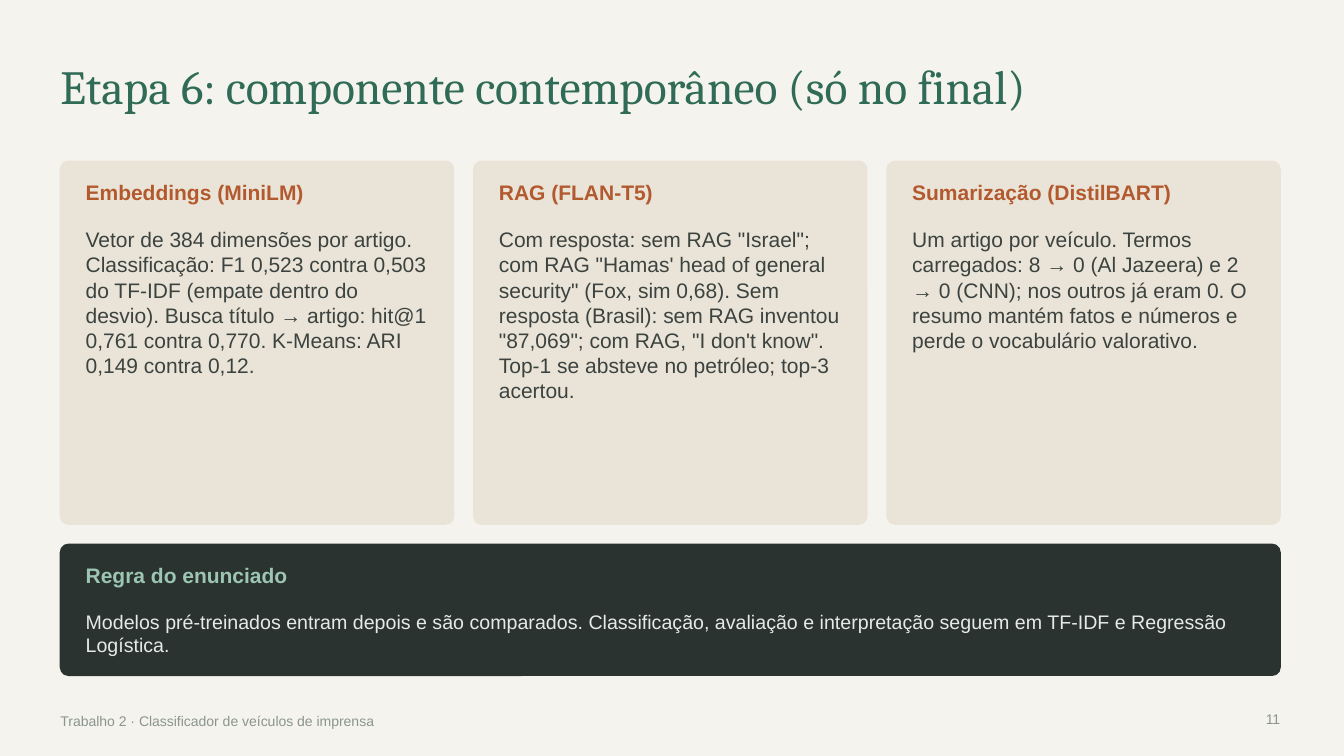
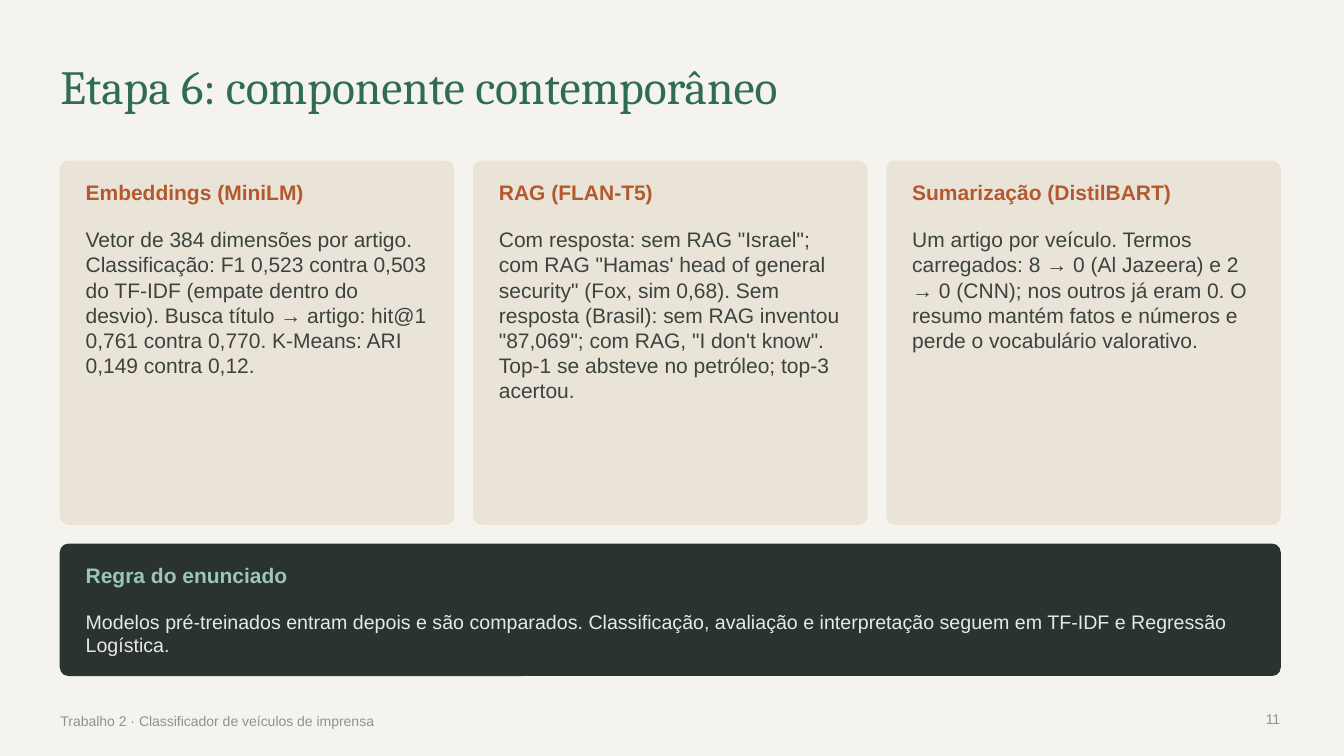
Before and after one commit to IsabellaMarcelli/PLN-trabalho2, a slide deck: slide 11 of docs/Slides_Trabalho2.pptx. Drawn at 1344x756 pixels with LibreOffice and Linux fonts; fonts in the diff are those of the drawing. Boxes give left, top, right and bottom in pixels: in the first picture for what was removed or moved away, otherwise in the second. Text is boxed around its words. In the diff, an @@ line names an element or a change of style, - is before the commit and + after.

```diff
--- a/docs/Slides_Trabalho2.pptx
+++ b/docs/Slides_Trabalho2.pptx
@@ text at [60,71,777,114]: text changed @@
-Etapa 6: componente contemporâneo (só no final)
+Etapa 6: componente contemporâneo
```
Also in this commit, not shown: 1 other slide changed.
